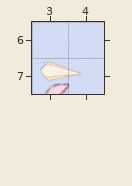
Tiled map, stored at GXPEngine2022BB/GXPEngine/bin/Debug/TestLevel.tmx. That is the earlier state.
Cells are 64x64 px. Shown: x 3..4, y 6..7.
After the commit:
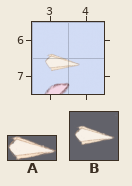
Key: from "PH_Airplane": A 0; from "paper_airplane_spritesheet": B 0.
Objects are placed by their top-left corner, in cells (3,4 is the top-left corner of cell 3,4); size is 1x1 cell unless given.
Difference:
Layer "Objects":
added: B "GXPEngine.Player" at 3.3,6.5 size 1.2x1.2
removed: A "GXPEngine.Player" at 3.2,7.1 size 1.1x0.6
Changed places in both pictures, as pixel boxes (x1, y1, x2, y2):
changed: (40, 54, 81, 81)
